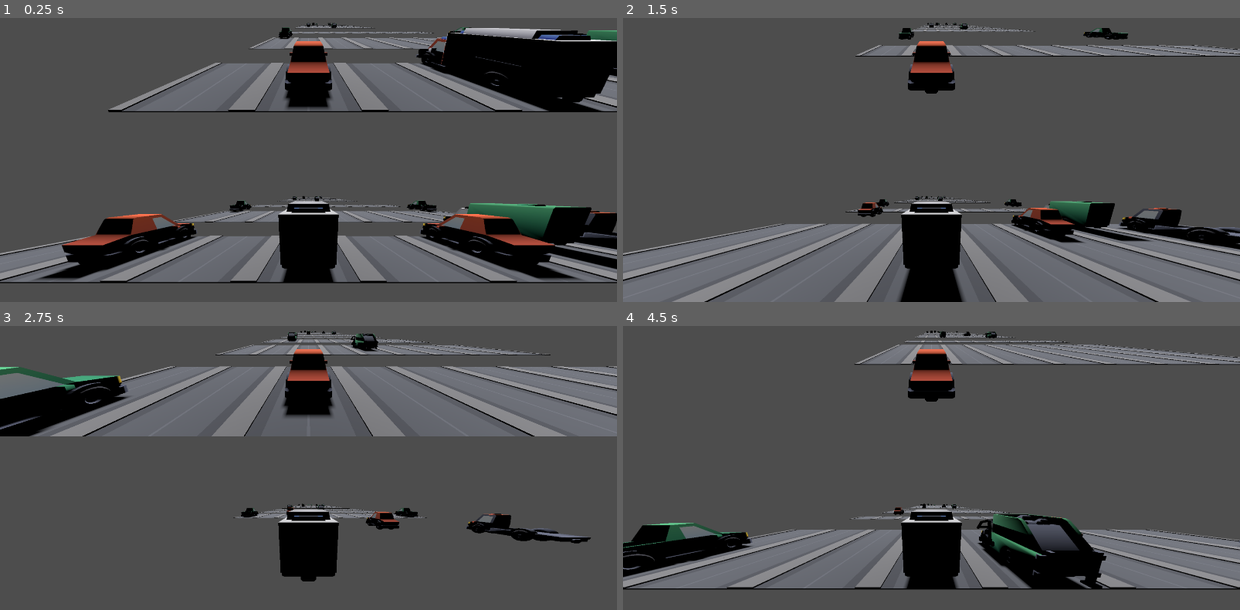
Above: before the commit, frames 1-4 (two rows, left to right).
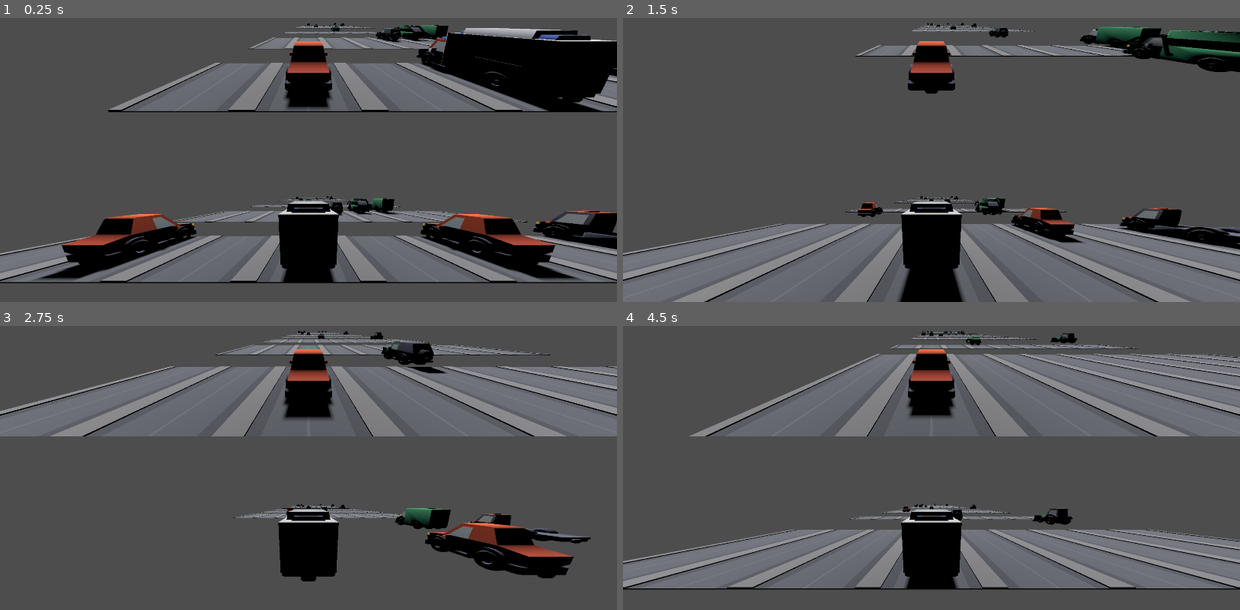
Above: after the commit, the same moments.

Repository: ethanbaedke/Race-Down-Roosevelt
Game: Godot game, scene res://game_manager.tscn
Two runs of this game, one before a commit and one after it. Both use one fixed random seed, a clock stepped at 60 frames per second and the inputs below. Before the commit the project starts from res://race/race.tscn.
Inputs:
- Up to frame 1 (0.25 s): no input
- Up to frame 2 (1.5 s): tap Enter at 0.5 s; hold D 0.53-1.28 s; tap C at 0.6 s; hold A from 1.28 s (still down); tap X at 1.35 s
- Up to frame 3 (2.75 s): release A at 2.03 s; hold D from 2.03 s (still down); tap C at 2.1 s
- Up to frame 4 (4.5 s): tap X at 2.85, 4.35 s; release D at 3.53 s; hold A from 3.53 s (still down); tap C at 3.6 s

The runs differ from the first frame. In frame 1, 3.3% of the frame differs, in the area x 37-100%, y 1-89%; in frame 2, 4.1%; in frame 3, 7.9%; in frame 4, 24%, in the area x 0-100%, y 1-93%.

Commit message:
Added game manager to handle race setup and resetting.

Diff:
--- /dev/null
+++ b/race-down-roosevelt/game_manager.gd
@@ -0,0 +1,26 @@
+class_name GameManager extends Node
+
+@onready var _race_scene:PackedScene = preload("res://race/race.tscn")
+
+var _race:Race = null
+
+func _ready() -> void:
+
+	_create_race()
+
+func _create_race() -> void:
+
+	_race = _race_scene.instantiate()
+	_race.ready_for_cleanup.connect(_on_race_ready_for_cleanup)
+	self.add_child(_race)
+	_race.setup_race()
+
+func _cleanup_race() -> void:
+
+	_race.ready_for_cleanup.disconnect(_on_race_ready_for_cleanup)
+	_race.queue_free()
+
+func _on_race_ready_for_cleanup() -> void:
+
+	_cleanup_race()
+	_create_race()
--- /dev/null
+++ b/race-down-roosevelt/game_manager.tscn
@@ -0,0 +1,6 @@
+[gd_scene format=3 uid="uid://dswofibvmv63a"]
+
+[ext_resource type="Script" uid="uid://bojd8cncqw3px" path="res://game_manager.gd" id="1_70yv6"]
+
+[node name="GameManager" type="Node" unique_id=426471058]
+script = ExtResource("1_70yv6")
--- a/race-down-roosevelt/project.godot
+++ b/race-down-roosevelt/project.godot
@@ -11,7 +11,7 @@
 [application]
 
 config/name="Race Down Roosevelt"
-run/main_scene="uid://d381mmv3sxx7j"
+run/main_scene="uid://dswofibvmv63a"
 config/features=PackedStringArray("4.6", "Forward Plus")
 config/icon="res://icon.svg"
 
--- a/race-down-roosevelt/race/race.gd
+++ b/race-down-roosevelt/race/race.gd
@@ -1,9 +1,13 @@
 class_name Race extends Node3D
+
+# Called when the race is ready to be cleaned up.
+signal ready_for_cleanup
 
 const NUM_LANES:int = 9
 const LANE_SPACING:float = 3.0
 # Number of road rows to be placed before the finish line.
 const RACE_LENGTH:int = 100
+const LEADERBOARD_DISPLAY_TIME:float = 5.0
 
 @onready var _leaderboard:Scoreboard = $Scoreboard
 
@@ -96,6 +100,8 @@
 		RdrLogger.log(self, "Position " + str(i + 1) + ": " + _leaderboard_data[i].name + ".")
 
 	_leaderboard.load_data(_leaderboard_data)
+	await get_tree().create_timer(LEADERBOARD_DISPLAY_TIME).timeout
+	ready_for_cleanup.emit()
 
 #region Road/Traffic Management
 
@@ -503,11 +509,6 @@
 
 #endregion
 
-func _ready() -> void:
-
-	# NOTE: This is temporary. Should be called by whoever creates the race.
-	setup_race()
-
 func _physics_process(delta: float) -> void:
 
 	_move_racers(delta)
Not shown, added: race-down-roosevelt/game_manager.gd.uid
